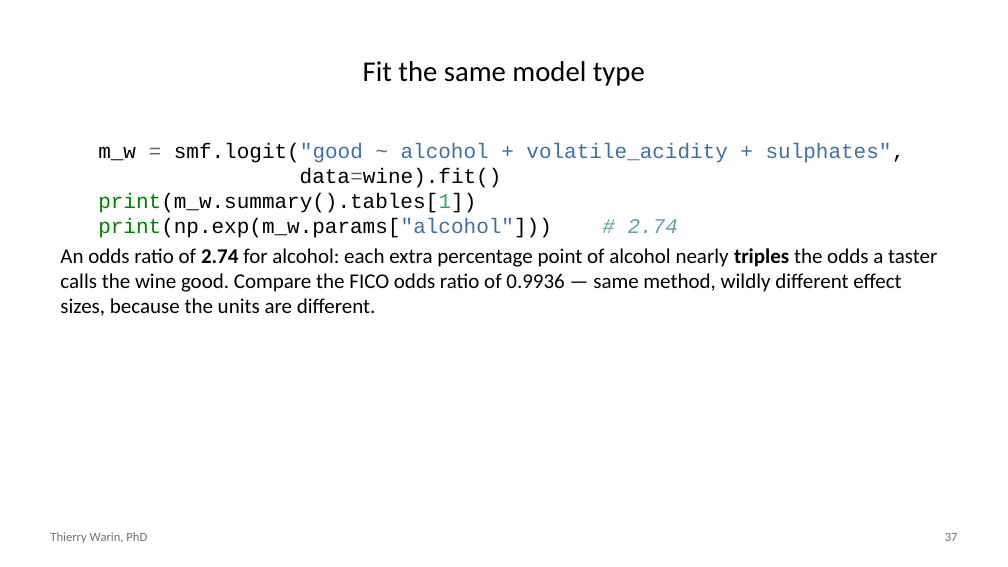
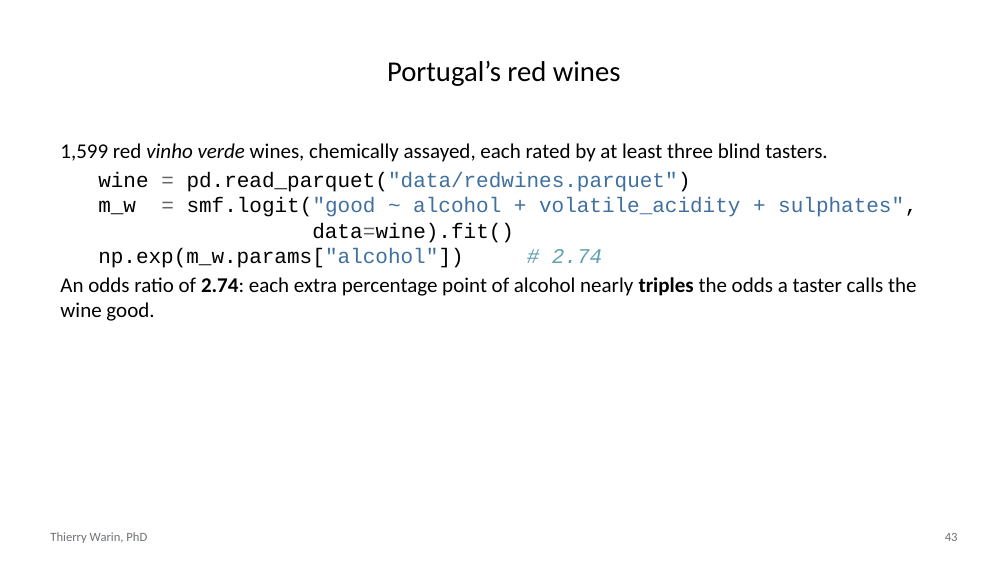
Before and after one commit to warint/quantitative-methods, a slide deck: slide 43 of 06-classification-logistic-and-penalised/slides.pptx (slide 37 before the commit). Drawn at 1008x567 pixels with LibreOffice and Linux fonts; fonts in the diff are those of the drawing. Boxes give left, top, right and bottom in pixels: in the first picture for what was removed or moved away, otherwise in the second. Text is boxed around its words. In the diff, an @@ line names an element or a change of style, - is before the commit and + after.

```diff
--- a/06-classification-logistic-and-penalised/slides.pptx
+++ b/06-classification-logistic-and-penalised/slides.pptx
@@ title at box(387, 61, 621, 86): text changed @@
-Fit the same model type
+Portugal’s red wines
@@ text at box(60, 143, 917, 321): text changed @@
-m_w = smf.logit("good ~ alcohol + volatile_acidity + sulphates",
-data=wine).fit()
-print(m_w.summary().tables[1])
-print(np.exp(m_w.params["alcohol"])) # 2.74
-An odds ratio of 2.74 for alcohol: each extra percentage point of alcohol nearly triples the odds a taster calls the wine good. Compare the FICO odds ratio of 0.9936 — same method, wildly different effect sizes, because the units are different.
+1,599 red vinho verde wines, chemically assayed, each rated by at least three blind tasters.
+wine = pd.read_parquet("data/redwines.parquet")
+m_w = smf.logit("good ~ alcohol + volatile_acidity + sulphates",
+data=wine).fit()
+np.exp(m_w.params["alcohol"]) # 2.74
+An odds ratio of 2.74: each extra percentage point of alcohol nearly triples the odds a taster calls the wine good.
@@ page number at box(945, 533, 958, 541): text changed @@
-37
+43
```
Also in this commit, not shown: 20 other slides changed, 24 slides added, 20 slides removed, 3 other files.
